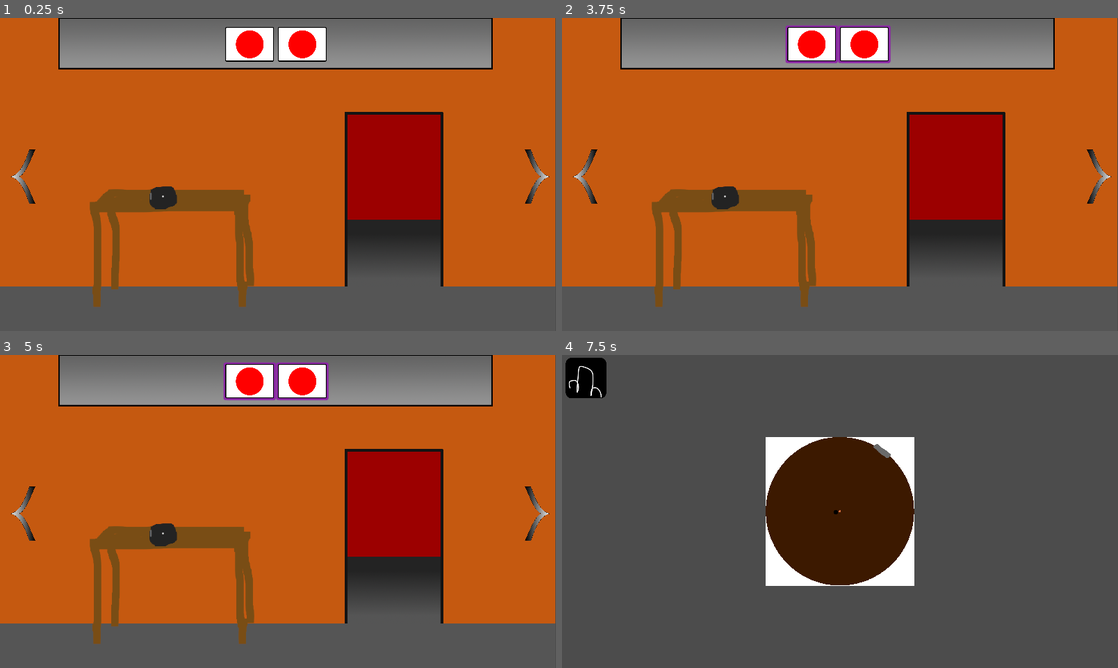
Above: before the commit, frames 1-4 (two rows, left to right).
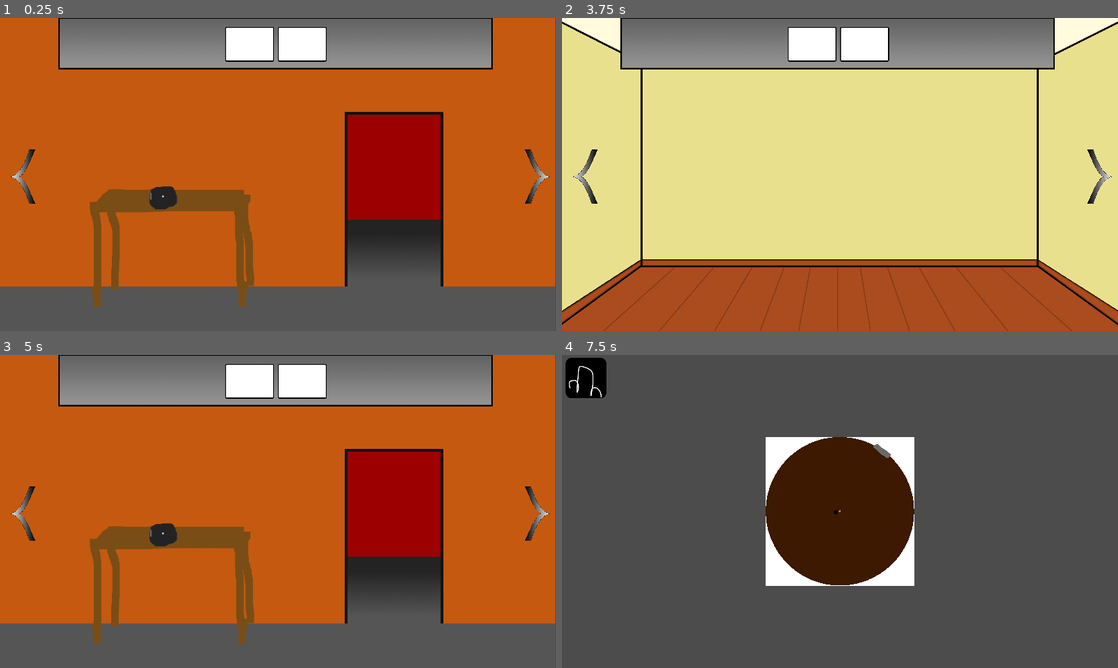
Above: after the commit, the same moments.

Repository: Paulpanther/GameJam11
Game: Godot game, scene res://Scenes/RoomSideTemplate.tscn
Two runs of this game, one before a commit and one after it. Both use one fixed random seed, a clock stepped at 60 frames per second and the inputs below.
Inputs (mouse positions are in pixels of both pictures, inside the frame that each line leads up to):
- Up to frame 1 (0.25 s): no input
- Up to frame 2 (3.75 s): tap Enter at 0.5, 2.75 s; move the mouse to (723, 196) at 0.52 s; click (723, 196) at 0.67 s; move the mouse to (584, 39) at 1.27 s; click (584, 39) at 1.42 s; tap Space at 2, 3.5 s; move the mouse to (812, 43) at 2.02 s; click (812, 43) at 2.17 s; move the mouse to (862, 43) at 2.77 s; click (862, 43) at 2.92 s; move the mouse to (578, 174) at 3.52 s; click (578, 174) at 3.67 s
- Up to frame 3 (5 s): tap Enter at 4.25 s; move the mouse to (533, 511) at 4.27 s; click (533, 511) at 4.42 s
- Up to frame 4 (7.5 s): tap Space at 5 s; move the mouse to (867, 511) at 5.02 s; click (867, 511) at 5.17 s; move the mouse to (756, 433) at 5.77 s; click (756, 433) at 5.92 s; move the mouse to (962, 495) at 6.52 s; click (962, 495) at 6.67 s; move the mouse to (728, 527) at 7.27 s; click (728, 527) at 7.42 s

The runs differ from the first frame. In frame 1, 0.7% of the frame differs, in the area x 42-57%, y 4-13%; in frame 2, 88%, in the area x 0-100%, y 0-100%; in frame 3, 1.1%; in frame 4, nothing differs.

Commit message:
Add switchable scenes

Diff:
--- a/Scenes/Room1/Room1.tscn
+++ b/Scenes/Room1/Room1.tscn
@@ -1,7 +1,7 @@
 [gd_scene load_steps=4 format=2]
 
 [ext_resource path="res://Sprites/wall1.png" type="Texture" id=1]
-[ext_resource path="res://Scripts/RoomSideTemplate/template_room_side.gd" type="Script" id=2]
+[ext_resource path="res://Scripts/Room1/room1.gd" type="Script" id=2]
 [ext_resource path="res://Scenes/HUD.tscn" type="PackedScene" id=3]
 
 [node name="RoomSide" type="Node2D"]
--- a/Scripts/HUD/arrow.gd
+++ b/Scripts/HUD/arrow.gd
@@ -4,4 +4,4 @@
 
 func on_click(viewport, event, shape_idx):
 	if (event is InputEventMouseButton && event.pressed):
-		pass
+		RoomHandler.change_room(true)
--- a/Scripts/Inventory/slot.gd
+++ b/Scripts/Inventory/slot.gd
@@ -14,8 +14,6 @@
 	item = new_item
 	if item != null:
 		var image = Image.new()
-		print(image.load(item.sprite))
-		print(OK)
 		var texture = ImageTexture.new()
 		texture.create_from_image(image, 0)
 		$Item.show()
--- /dev/null
+++ b/Scripts/Room1/room1.gd
@@ -0,0 +1 @@
+extends Node
--- /dev/null
+++ b/Scripts/room_handler.gd
@@ -0,0 +1,27 @@
+extends Node
+
+var rooms = [
+	"res://Scenes/Room1/Room1.tscn",
+	"res://Scenes/RoomSideTemplate.tscn"
+]
+
+var root
+
+func _ready():
+    root = get_tree().get_root()
+
+func change_room(left):
+	call_deferred("_change_room_deferred", left)
+
+func _change_room_deferred(left):
+	var current = _get_current_scene()
+	var current_index = rooms.find(current.filename)
+	current.free()
+
+	var next = rooms[(current_index + 1) % rooms.size()]
+	var next_level = load(next).instance()
+	root.add_child(next_level)
+
+
+func _get_current_scene():
+	return root.get_child(root.get_child_count() - 1)
--- a/project.godot
+++ b/project.godot
@@ -23,6 +23,7 @@
 
 SceneStack="*res://Scripts/scene_stack.gd"
 Items="*res://Scripts/items.gd"
+RoomHandler="*res://Scripts/room_handler.gd"
 
 [display]
 
